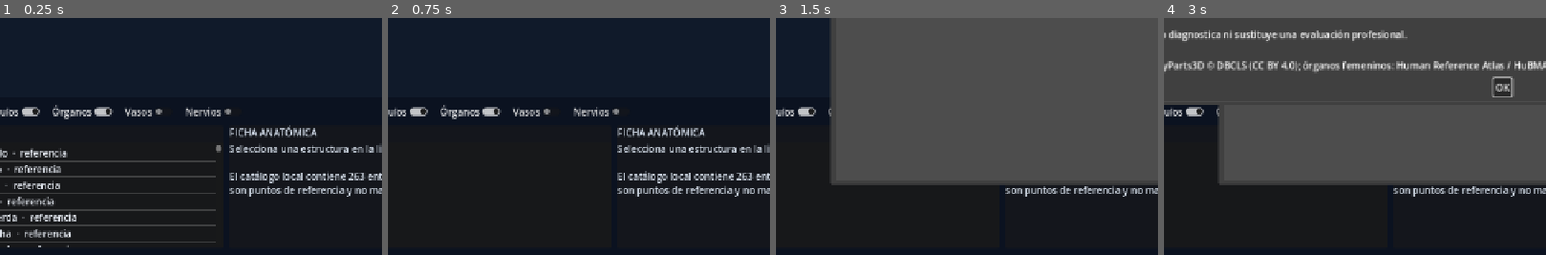
Above: before the commit, frames 1-4 (left to right).
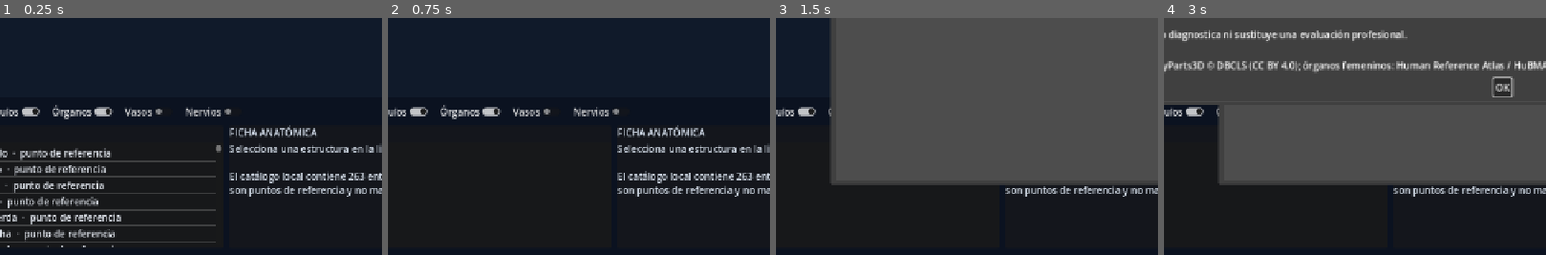
Above: after the commit, the same moments.

Repository: Roxell44444/Atlas-de-Anatomia
Game: Godot game, scene res://scenes/Main.tscn
Same seed, same stepped clock (60 frames per second), same inputs: the game is played once before the commit and once after it.
Inputs (mouse positions are % of the whole screen's width and height, from its top left):
- Up to frame 1 (0.25 s): no input
- Up to frame 2 (0.75 s): click (32, 11) at 0.52 s; type "12" at 0.6 s
- Up to frame 3 (1.5 s): click "Tutor" at 1.25 s
- Up to frame 4 (3 s): click (50, 30) at 2.02 s; type "12" at 2.1 s; click "Información" at 2.75 s
The pictures show only the part of the screen within x 20-70%, y 47-97%; the shares and areas given below are measured in that part.

The runs differ from the first frame. In frame 1, 3.2% of the frame differs, in the area x 2-32%, y 54-97%; in frame 2, less than 0.1%; in frame 3, less than 0.1%; in frame 4, less than 0.1%.

Commit message:
ui: label information-only anatomy entries with no 3D mesh

Diff:
--- a/scripts/main.gd
+++ b/scripts/main.gd
@@ -276,8 +276,10 @@
 	for entry in matches:
 		var key := str(entry.get("key", ""))
 		var display := catalog.get_name(entry)
-		if str(entry.get("system", "")) == "joints":
-			display += "  ·  referencia"
+		if str(entry.get("model_mapping_status", "")) == "info_only_no_mesh":
+			display += "  ·  sin malla 3D"
+		elif str(entry.get("system", "")) == "joints":
+			display += "  ·  punto de referencia"
 		item_list.add_item(display)
 		item_list.set_item_metadata(item_list.item_count - 1, key)
 		visible_keys.append(key)
